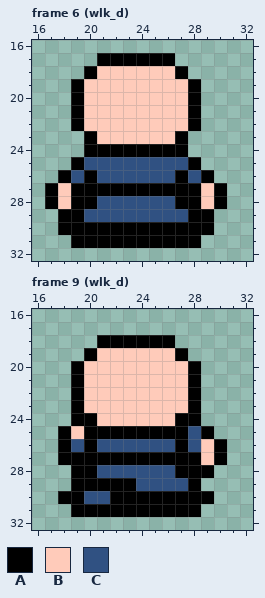
File history of a pixel-art file, Entities/Skeleton/skeleton.aseprite. Above is the file before it was changed.
48x48 pixels, 13 frames. Shown: frame 6 (wlk_d): x 16..32, y 16..32; frame 9 (wlk_d): x 16..32, y 16..32. The commit also changed other frames, which this record leaves out.
Palette (. is transparent): A #000000  B #ffcbba  C #305182
Pixels before, frame 6 (wlk_d), first column x 17:
17 ....AAAAAA....
18 ...ABBBBBBA...
19 ..ABBBBBBBBA..
20 ..ABBBBBBBBA..
21 ..ABBBBBBBBA..
22 ..ABBBBBBBBA..
23 ...ABBBBBBA...
24 ...AAAAAAAA...
25 ..ACCCCCCCCA..
26 .ACACCCCCCACA.
27 ABAAAAAAAAAABA
28 ABAACCCCCCAABA
29 .AACCCCCCCCAA.
30 .AAAAAAAAAAAA.
31 ..AAAAAAAAAA..
Pixels before, frame 9 (wlk_d), first column x 18:
18 ...AAAAAA....
19 ..ABBBBBBA...
20 .ABBBBBBBBA..
21 .ABBBBBBBBA..
22 .ABBBBBBBBA..
23 .ABBBBBBBBA..
24 .AABBBBBBAA..
25 ABAAAAAAAACA.
26 ACACCCCCCACBA
27 AAAAAAAAAAABA
28 .AACCCCCCAAA.
29 .AAAAACCCCA..
30 AACCAAAAAAAA.
31 .AAAAAAAAAA..
After the commit:
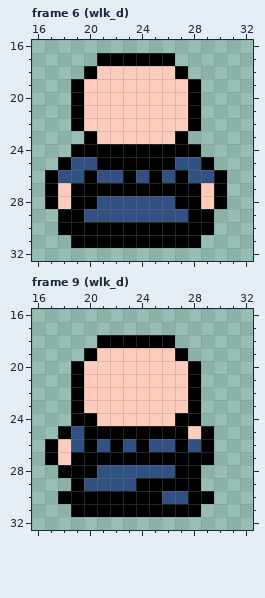
Diff:
Frame 6 (wlk_d):
y 24: x 19 . -> A; x 28 . -> A
y 25: x 18..19 .A -> AC; x 21..26 CCCCCC -> AAAAAA; x 28..29 A. -> CA
y 26: x 17..18 .A -> AC; x 23 C -> A; x 25 C -> A; x 29..30 A. -> CA
Frame 9 (wlk_d):
y 25: x 19 B -> C; x 28 C -> B
y 26: x 17..18 .A -> AB; x 22 C -> A; x 24 C -> A; x 29..30 BA -> A.
y 27: x 17..18 .A -> AB; x 29..30 BA -> A.
y 28: x 18 . -> A; x 29 A -> .
y 29: x 20..27 AAAACCCC -> CCCCAAAA
y 30: x 20..21 CC -> AA; x 26..27 AA -> CC
